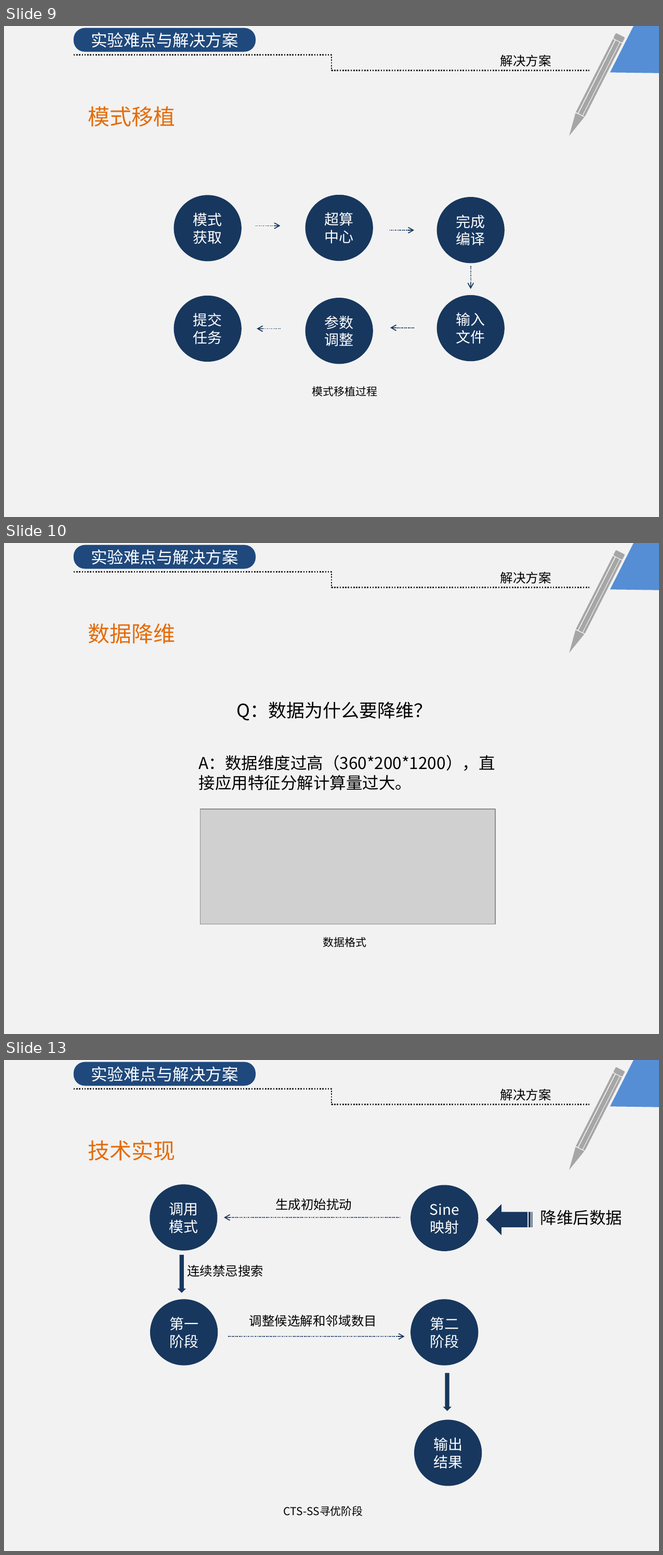
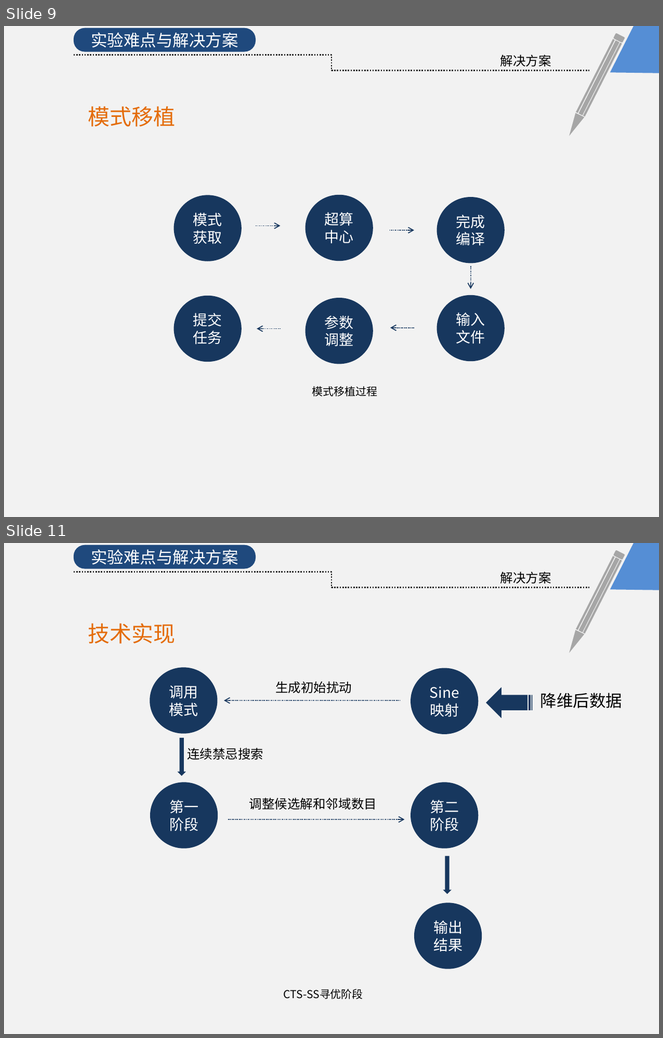
Before and after one commit to KrisCheng/GraduationDesign, a slide deck: FinalPaper/毕业答辩.pptx. Shown one above the other, each under a label of ours: slides 9, 10 and 13 before the commit, slides 9 and 11 after it; the slides between them are not shown. The pictures are 663x1555 and 663x1038 pixels, drawn with LibreOffice and Linux fonts; fonts in the diff are those of the drawing; grey boxes stand for pictures. Boxes give left, top, right and bottom in pixels: in the first picture for what was removed or moved away, otherwise in the second. Text is boxed around its words. In the diff, an @@ line names an element or a change of style, - is before the commit and + after.

```diff
--- a/FinalPaper/毕业答辩.pptx
+++ b/FinalPaper/毕业答辩.pptx
@@ slide 10 removed at bbox=[4, 543, 659, 1034], background #FFFFFF @@
@@ rectangle removed at bbox=[4, 543, 659, 1034] @@
@@ rounded rectangle removed at bbox=[74, 545, 256, 568] @@
-实验难点与解决方案
@@ freeform shape removed at bbox=[610, 543, 659, 590] @@
@@ elbow line removed from (74, 572) to (590, 588) @@
@@ text removed at bbox=[501, 572, 552, 584] @@
-解决方案
@@ text removed at bbox=[88, 623, 176, 644] @@
-数据降维
@@ group removed at bbox=[565, 550, 625, 655]: 3 rectangles, 1 rounded rectangle, 1 freeform shape @@
@@ text removed at bbox=[236, 702, 432, 721] @@
-Q：数据为什么要降维？
@@ text removed at bbox=[199, 755, 495, 791] @@
-A：数据维度过高（360*200*1200），直接应用特征分解计算量过大。
@@ picture removed at bbox=[201, 809, 496, 924] @@
@@ text removed at bbox=[323, 937, 367, 948] @@
-数据格式
@@ what was slide 13 is now slide 11 @@
```
Also in this commit, not shown: 7 slides changed, 1 slide added, 2 other slides removed, 2 other files.
